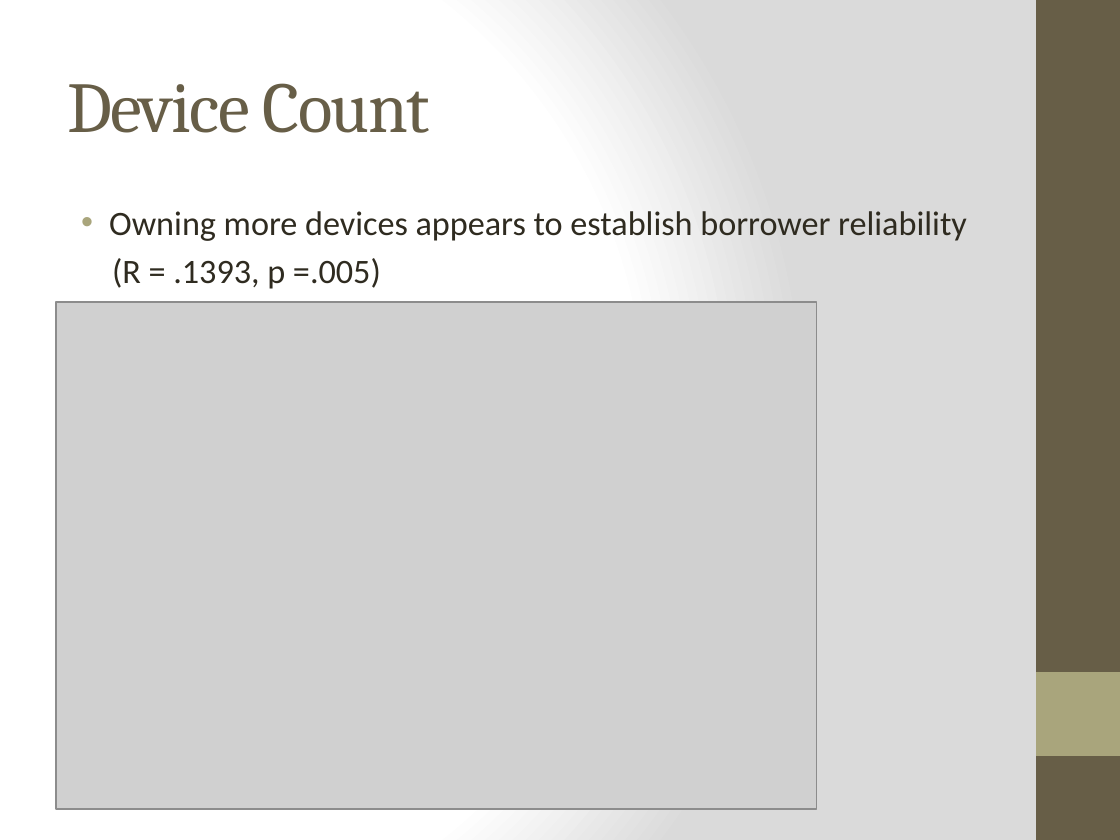
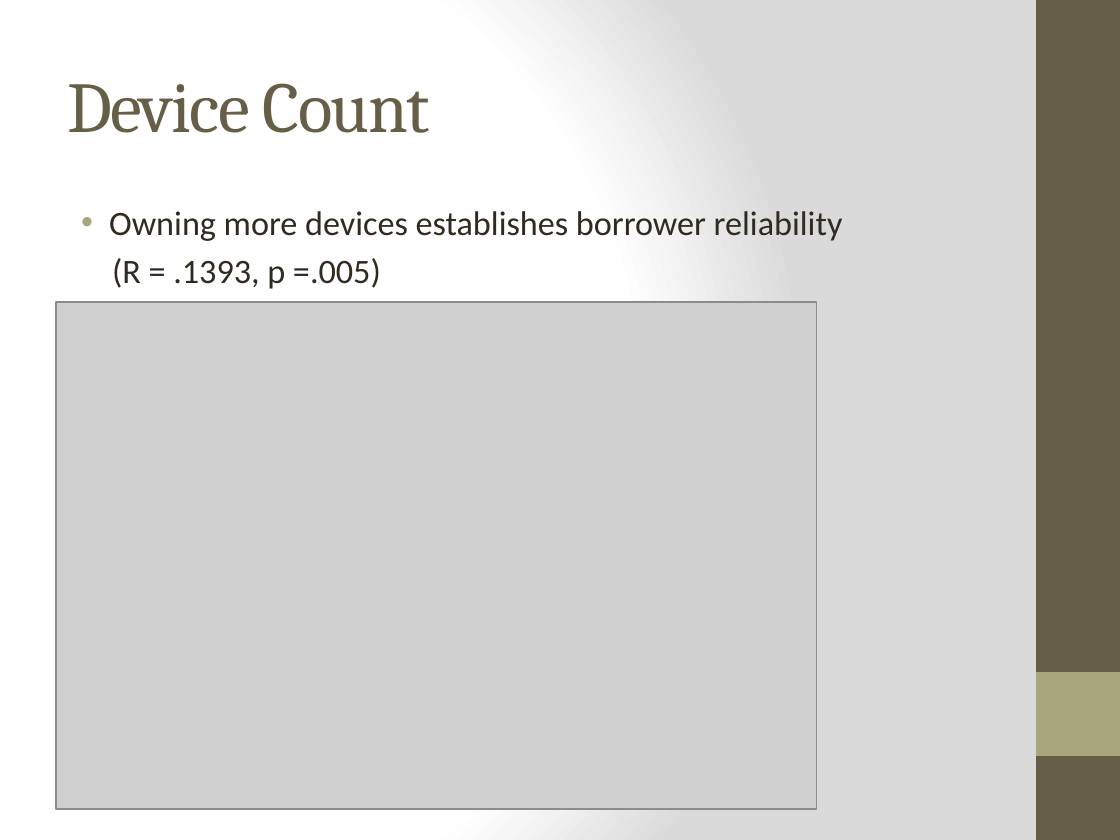
Before and after one commit to jgollub1/branch_project, a slide deck: slide 2 of branch_presentation.pptx. Drawn at 1120x840 pixels with LibreOffice and Linux fonts; fonts in the diff are those of the drawing; grey boxes stand for pictures. Boxes give left, top, right and bottom in pixels: in the first picture for what was removed or moved away, otherwise in the second. Text is boxed around its words. In the diff, an @@ line names an element or a change of style, - is before the commit and + after.

```diff
--- a/branch_presentation.pptx
+++ b/branch_presentation.pptx
@@ text at (109,211,843,241): text changed @@
-• Owning more devices appears to establish borrower reliability
+• Owning more devices establishes borrower reliability
```
Also in this commit, not shown: 3 other slides changed, 4 other files.
